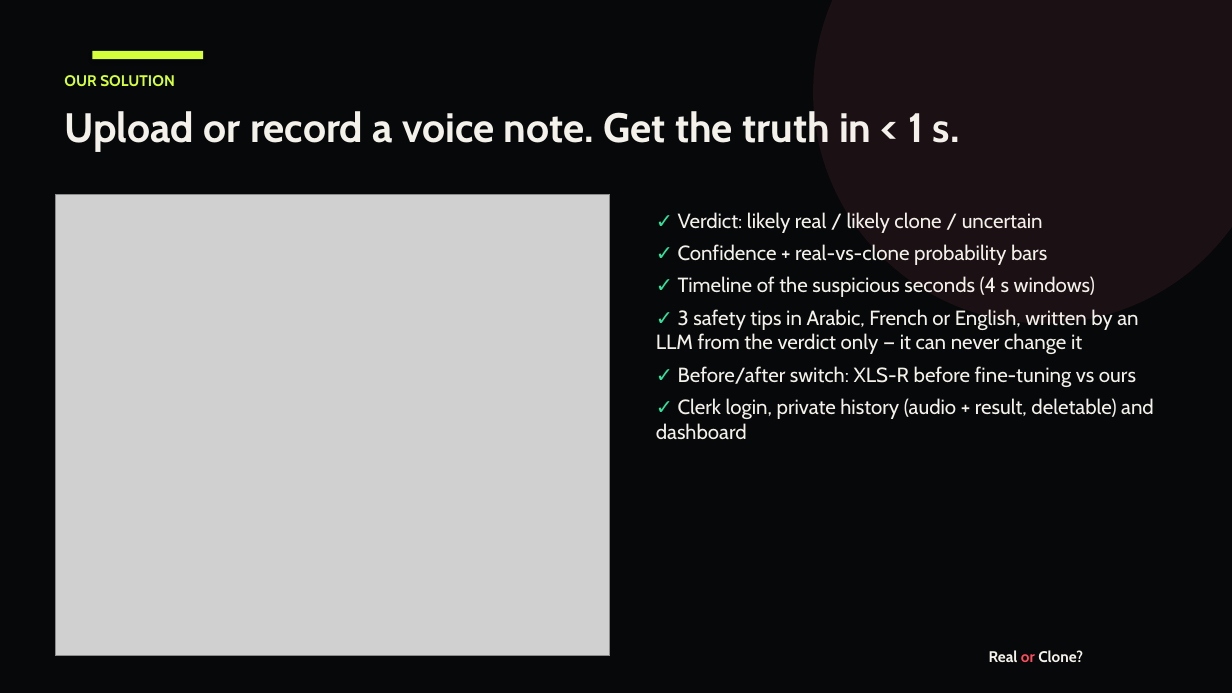
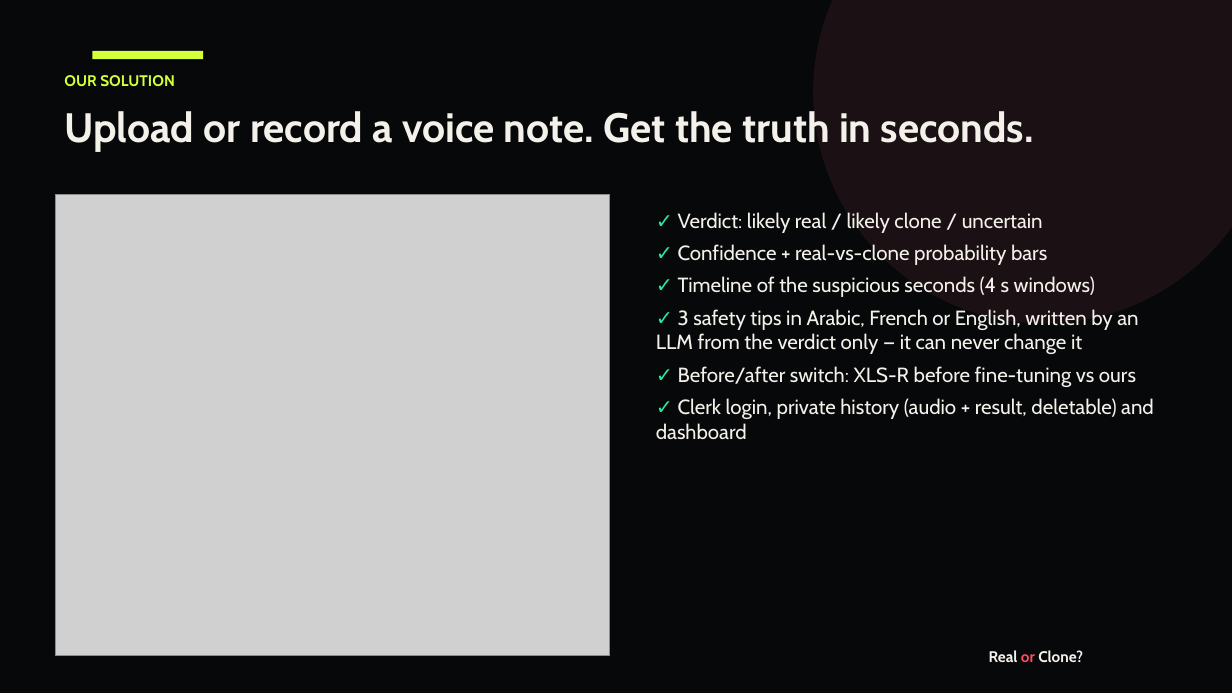
Before and after one commit to ilyasdaoudrma/real-or-clone, a slide deck: slide 3 of docs/Real-or-Clone.pptx. Drawn at 1232x693 pixels with LibreOffice and Linux fonts; fonts in the diff are those of the drawing; grey boxes stand for pictures. Boxes give left, top, right and bottom in pixels: in the first picture for what was removed or moved away, otherwise in the second. Text is boxed around its words. In the diff, an @@ line names an element or a change of style, - is before the commit and + after.

```diff
--- a/docs/Real-or-Clone.pptx
+++ b/docs/Real-or-Clone.pptx
@@ text at [64, 111, 1034, 152]: text changed @@
-Upload or record a voice note. Get the truth in < 1 s.
+Upload or record a voice note. Get the truth in seconds.
```
Also in this commit, not shown: 3 other slides changed, 13 other files.
